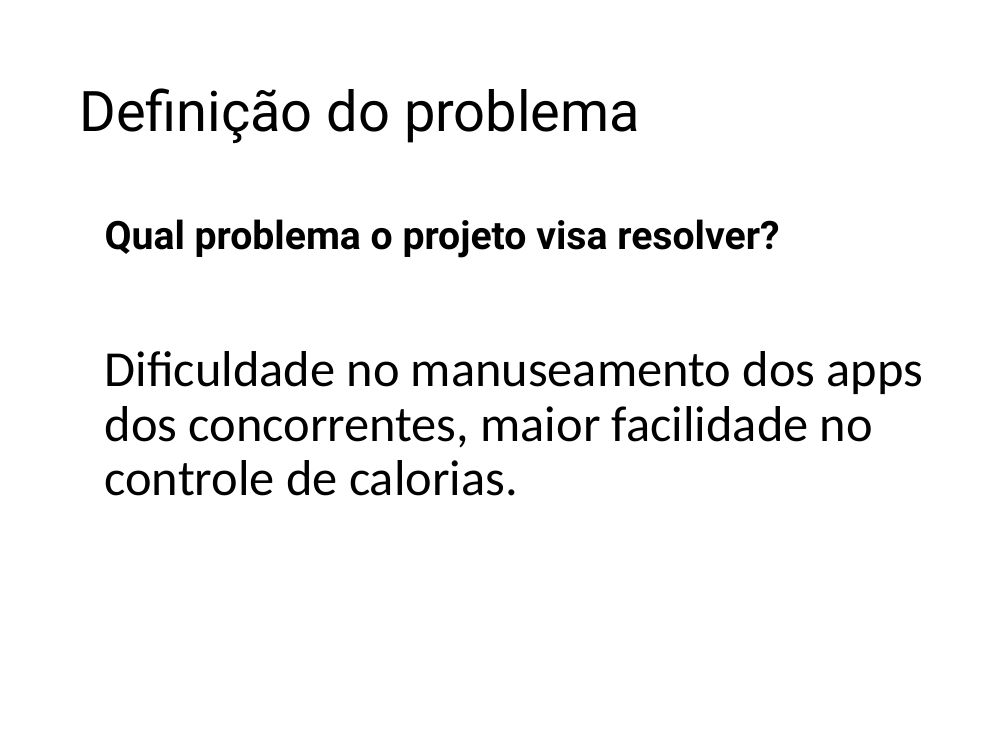
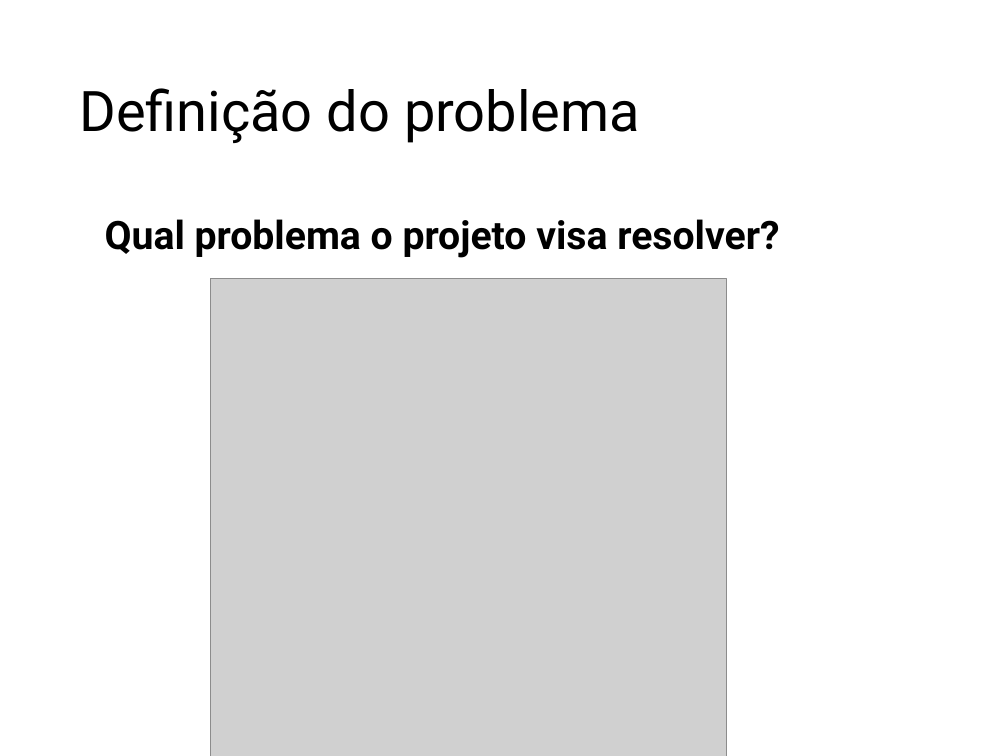
Before and after one commit to LeonDias1989/Kcal-Control, a slide deck: slide 4 of Kcal Control.pptx. Drawn at 1008x756 pixels with LibreOffice and Linux fonts; fonts in the diff are those of the drawing; grey boxes stand for pictures. Boxes give left, top, right and bottom in pixels: in the first picture for what was removed or moved away, otherwise in the second. Text is boxed around its words. In the diff, an @@ line names an element or a change of style, - is before the commit and + after.

```diff
--- a/Kcal Control.pptx
+++ b/Kcal Control.pptx
@@ picture added at bbox=[211, 278, 727, 756] @@
@@ text at bbox=[105, 351, 924, 496]: paragraph removed @@
-Dificuldade no manuseamento dos apps dos concorrentes, maior facilidade no controle de calorias.
```
Also in this commit, not shown: 13 other slides changed, 2 slides removed, 11 other files.
